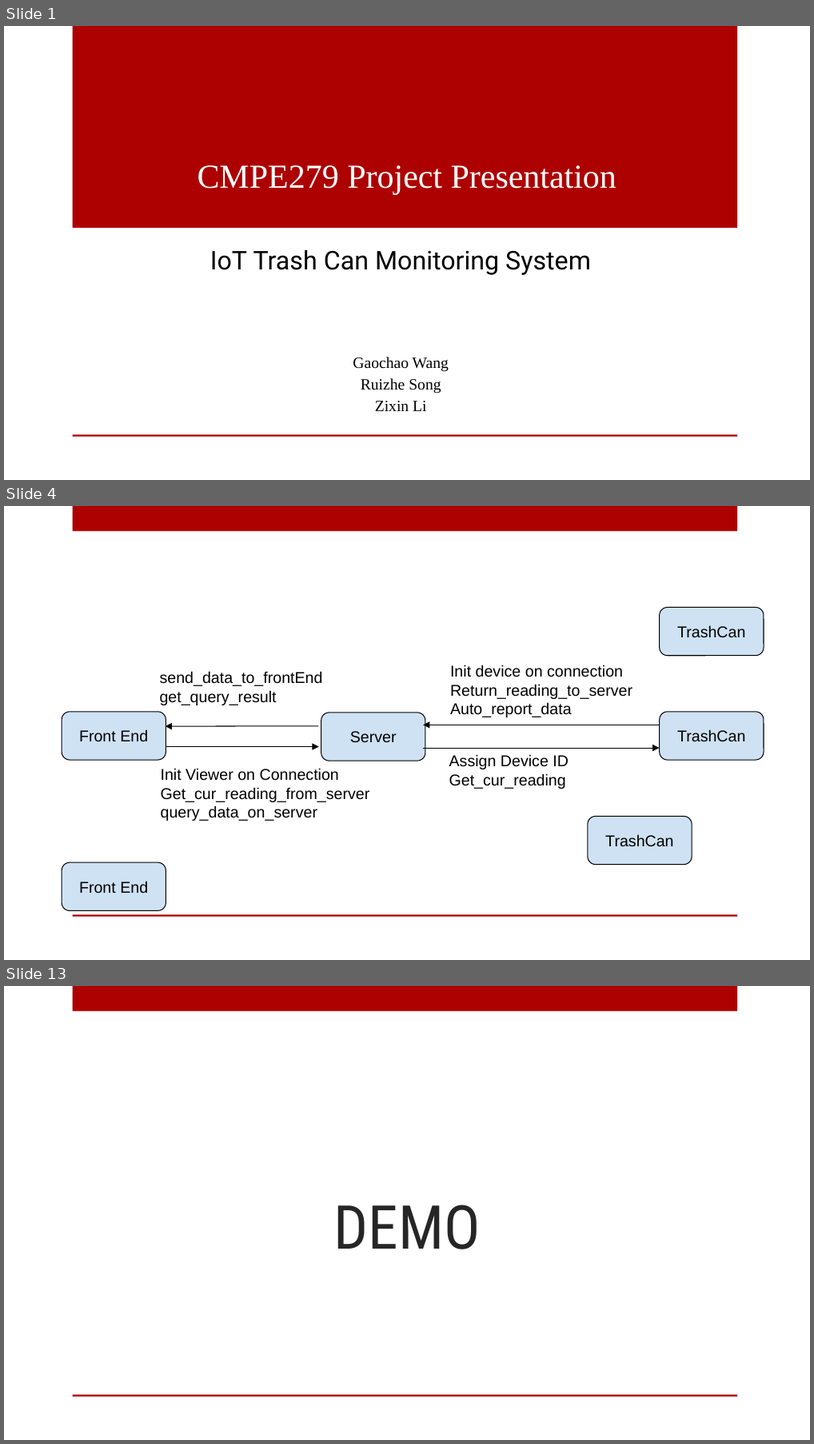
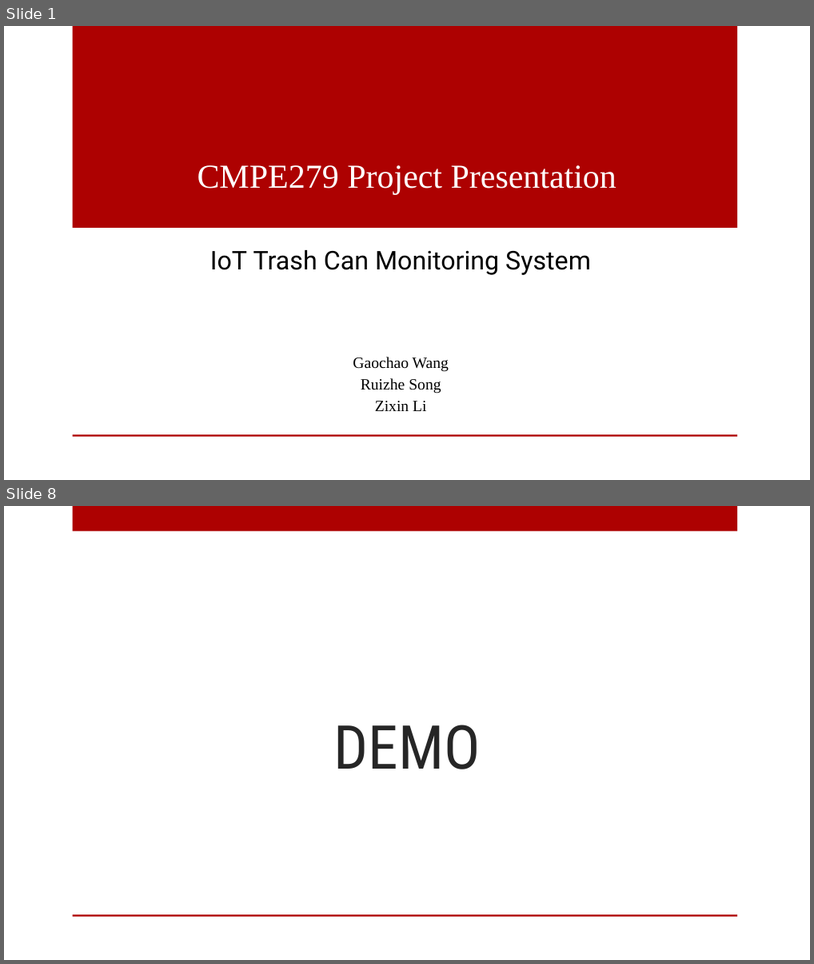
Before and after one commit to 504steven/IoT-TrashCanMonitoringSys, a slide deck: 297 Project Presentation.pptx. Shown one above the other, each under a label of ours: slides 1, 4 and 13 before the commit, slides 1 and 8 after it; the slides between them are not shown. The pictures are 814x1444 and 814x964 pixels, drawn with LibreOffice and Linux fonts; fonts in the diff are those of the drawing; background and template pictures are left out. Boxes give left, top, right and bottom in pixels: in the first picture for what was removed or moved away, otherwise in the second. Text is boxed around its words. In the diff, an @@ line names an element or a change of style, - is before the commit and + after.

```diff
--- a/297 Project Presentation.pptx
+++ b/297 Project Presentation.pptx
@@ slide 4 removed at (4,506,810,960), background picture (left out); not listed: 2 template elements that a slide beside it also shows @@
@@ rounded rectangle removed at (660,607,764,655) @@
-TrashCan
@@ text removed at (160,671,323,705) @@
-send_data_to_frontEnd
-get_query_result
@@ text removed at (450,664,633,717) @@
-Init device on connection
-Return_reading_to_server
-Auto_report_data
@@ rounded rectangle removed at (62,712,166,760) @@
-Front End
@@ rounded rectangle removed at (322,712,426,761) @@
-Server
@@ rounded rectangle removed at (660,712,764,760) @@
-TrashCan
@@ arrow removed from (318, 726) to (166, 726) @@
@@ arrow removed from (660, 724) to (423, 724) @@
@@ text removed at (161,768,370,820) @@
-Init Viewer on Connection
-Get_cur_reading_from_server
-query_data_on_server
@@ arrow removed from (167, 746) to (319, 746) @@
@@ arrow removed from (423, 748) to (660, 748) @@
@@ text removed at (450,754,569,788) @@
-Assign Device ID
-Get_cur_reading
@@ rounded rectangle removed at (588,816,692,864) @@
-TrashCan
@@ rounded rectangle removed at (62,863,166,911) @@
-Front End
@@ what was slide 13 is now slide 8 @@
```
Also in this commit, not shown: 1 slide changed, 5 slides added, 9 other slides removed, 1 other file.
